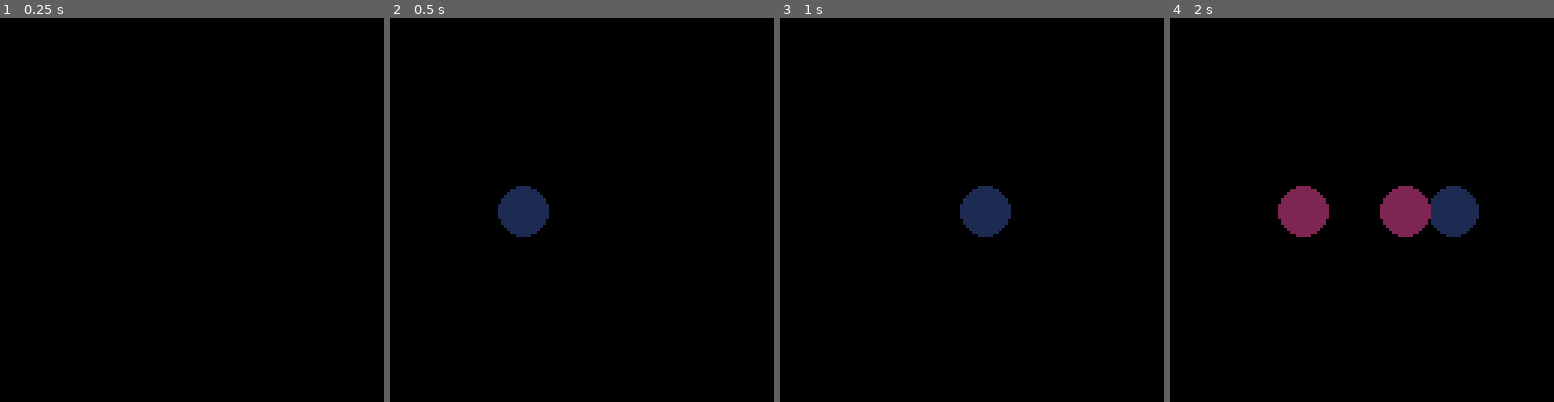
Above: before the commit, frames 1-4 (left to right).
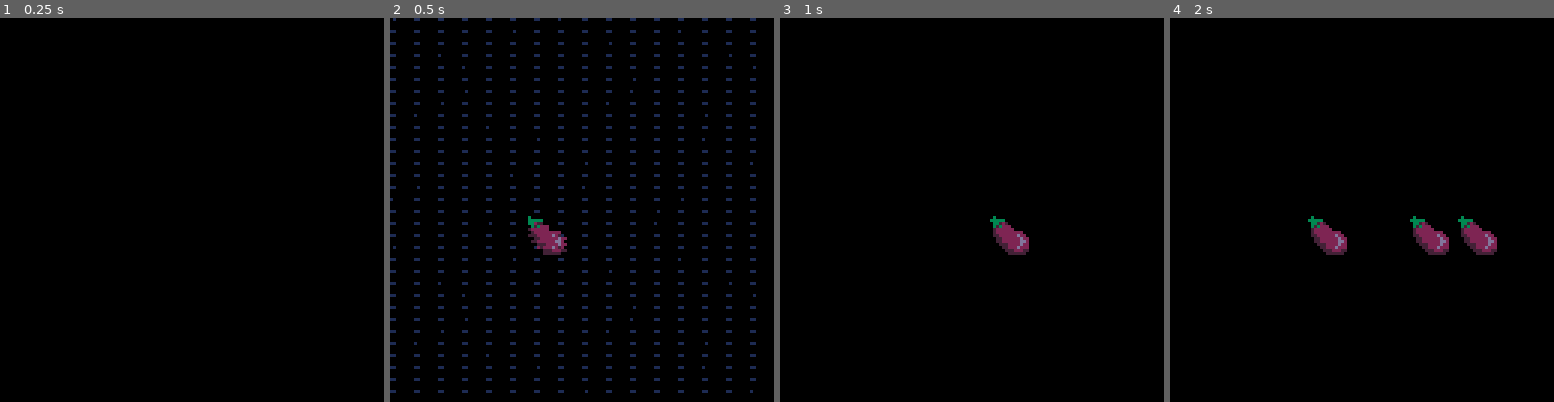
Above: after the commit, the same moments.

Repository: broquaint/pico8-carts
Game: PICO-8 cartridge scratch.p8
The game is run twice, just before and just after one commit, with the same random seed, the same clock (stepped at 60 frames per second) and the same inputs.
Inputs:
- Up to frame 1 (0.25 s): no input
- Up to frame 2 (0.5 s): tap X (X key) at 0.33 s
- Up to frame 3 (1 s): no input
- Up to frame 4 (2 s): tap X (X key) at 1.07, 1.85 s

Frame 1 is identical in both runs. In frame 2, 7.6% of the frame differs, in the area x 0-96%, y 0-98%; in frame 3, 1.8%; in frame 4, 5.4%.

Commit message:
Add one more set of icons
And have them render in the form order so that the number forms might
make sense.

Also add eggplant form, not sure how to use it yet though.

Diff:
--- a/eggjam3.p8
+++ b/eggjam3.p8
@@ -74,21 +74,28 @@
 o_fuel_ring  = 'fuel_ring'
 o_form       = 'platonic_form'
 
-shape_forms = {
-   { name = 'square',   spr = {2,  18, 11, 11}, icon_spr = 64 },
-   { name = 'circle',   spr = {17, 17, 14, 14}, icon_spr = 65 },
-   { name = 'triangle', spr = {34, 18, 11, 11}, icon_spr = 66 },
-   { name = 'diamond',  spr = {49, 17, 14, 14}, icon_spr = 67 },
-   -- TODO Colours
+all_forms = {
+   {
+      { name = 'square',   spr = {2,  18, 11, 11}, icon_spr = 64 },
+      { name = 'circle',   spr = {17, 17, 14, 14}, icon_spr = 65 },
+      { name = 'triangle', spr = {34, 18, 11, 11}, icon_spr = 66 },
+      { name = 'diamond',  spr = {49, 17, 14, 14}, icon_spr = 67 },
+   },
+   {
+      { name = 'red',    spr = {65,  17, 14, 14}, icon_spr = 68 },
+      { name = 'blue',   spr = {81,  17, 14, 14}, icon_spr = 69 },
+      { name = 'green',  spr = {97,  17, 14, 14}, icon_spr = 70 },
+      { name = 'yellow', spr = {113, 17, 14, 14}, icon_spr = 71 },
+   },
+   {
+      { name = 'one',   spr = {34, 50, 11, 11}, icon_spr = 72 },
+      { name = 'two',   spr = {48, 50, 17, 11}, icon_spr = 73 },
+      { name = 'three', spr = {64, 48, 17, 17}, icon_spr = 74 },
+      { name = 'four',  spr = {80, 48, 17, 17}, icon_spr = 75 },
+   },
 }
-colour_forms = {
-   { name = 'red',    spr = {65, 17,  14, 14}, icon_spr = 68 },
-   { name = 'blue',   spr = {81, 17,  14, 14}, icon_spr = 69 },
-   { name = 'green',  spr = {97, 17,  14, 14}, icon_spr = 70 },
-   { name = 'yellow', spr = {113, 17, 14, 14}, icon_spr = 71 },
-}
-
-forms = randx(2) > 1 and colour_forms or shape_forms
+
+forms = all_forms[randx(#all_forms)]
 
 function generate_terrain()
    terrain={up={},down={}}
@@ -182,15 +189,12 @@
          if x % 512 == 0 and #lvl_forms > 0 then
             local form_spr = lvl_forms[1]
             del(lvl_forms, form_spr)
-            local form = make_obj({
+            local form = make_obj(merge(copy_table(form_spr), {
                   type=o_form,
                   y=up_y+flr(gap/2),
                   x=x,
-                  spr = form_spr.spr,
-                  icon_spr = form_spr.icon_spr,
-                  name = form_spr.name,
                   collected=false
-            })
+            }))
             add(objects, form)
          elseif x % 128 == 0 and randx(3) > 1 then
             local oy  = up_y - 6
@@ -666,9 +670,12 @@
    print(nice_pos(player_fuel), cam_x+22, 2, player_fuel > 30 and orange or red)
 
    local ficon_offset = cam_x+91
-   for idx = 1, #collected_forms do
-      dump_once('rendering for form: ', collected_forms[idx])
-      spr(collected_forms[idx].icon_spr, ficon_offset, 0)
+   for i = 1, #forms do
+      for j = 1, #collected_forms do
+         if collected_forms[j].name  == forms[i].name then
+            spr(forms[i].icon_spr, ficon_offset, 0)
+         end
+      end
       ficon_offset += 8
    end
 
--- a/scratch.p8
+++ b/scratch.p8
@@ -1,5 +1,5 @@
 pico-8 cartridge // http://www.pico-8.com
-version 30
+version 32
 __lua__
 
 #include utils.lua
@@ -63,7 +63,10 @@
    cls()
    for obj in all(objs) do
       if obj.alive then
-         circfill(obj.x, obj.y, 8, obj.colour)
+         -- circfill(obj.x, obj.y, 8, obj.colour)
+         pal(4, 130, 1)
+         --pal(3, 131, 1)
+         sspr(0, 16, 16, 16, obj.x, obj.y)
       else
          del(objs, obj)
       end
Not shown, changed: 54 lines of the sprite sheet (__gfx__) section of eggjam3.p8
Not shown, changed: 25 lines of the sprite sheet (__gfx__) section of scratch.p8
